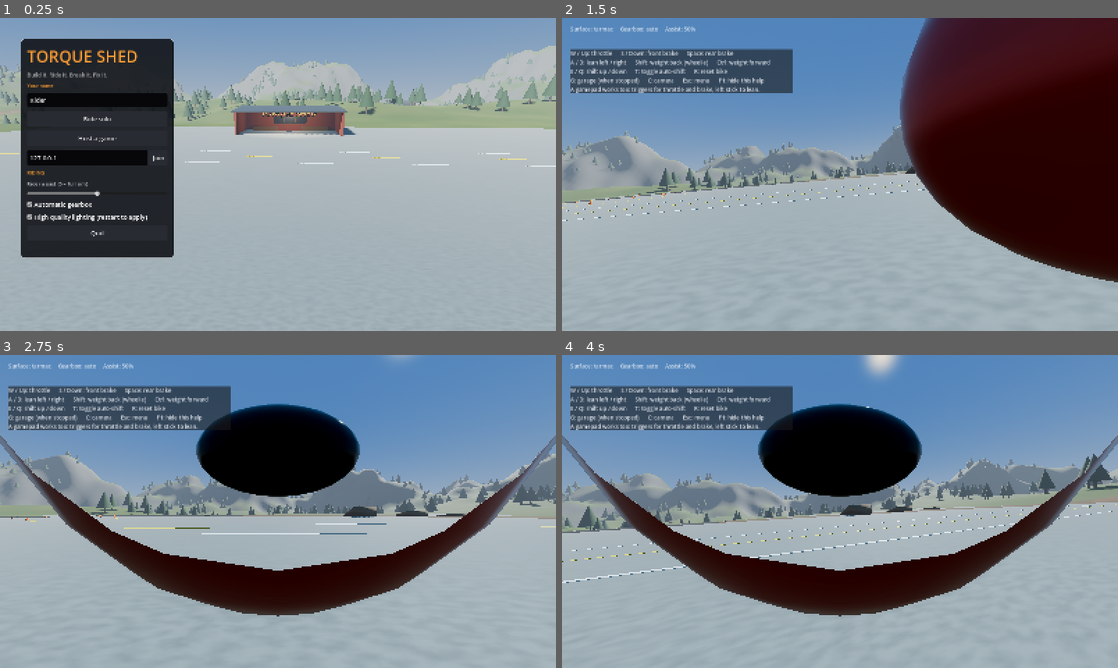
Above: before the commit, frames 1-4 (two rows, left to right).
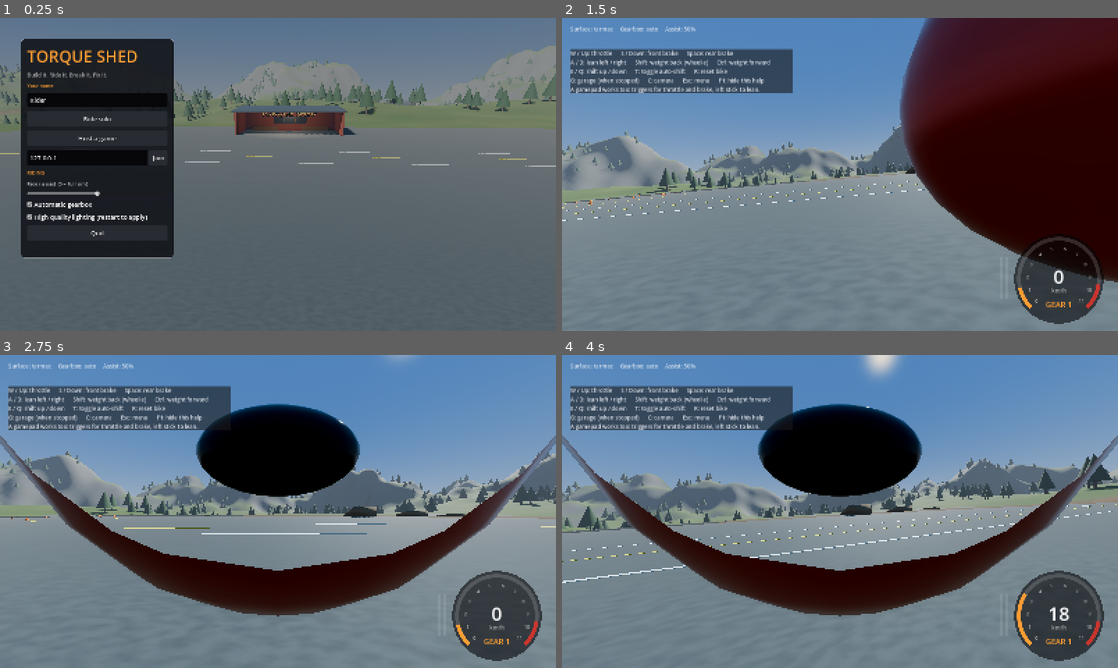
Above: after the commit, the same moments.

Repository: Beenster99/torque-shed
Game: Godot game, scene res://scenes/main.tscn
The game is run twice, just before and just after one commit, with the same random seed, the same clock (stepped at 60 frames per second) and the same inputs.
Inputs (mouse positions are in pixels of both pictures, inside the frame that each line leads up to):
- Up to frame 1 (0.25 s): no input
- Up to frame 2 (1.5 s): click "Ride solo" at 0.5 s; move the mouse to (962, 158) at 1.27 s; hold D (lean_right) from 1.28 s (still down); hold C (camera) from 1.28 s (still down); click (962, 158) at 1.42 s
- Up to frame 3 (2.75 s): release D (lean_right) at 2 s; release C (camera) at 2 s; drag from (166, 527) to (250, 574) at 2.02 s
- Up to frame 4 (4 s): move the mouse to (895, 442) at 2.77 s; hold D (lean_right) 2.78-3.5 s; hold W (throttle) 2.78-3.5 s; drag from (812, 574) to (673, 464) at 3.52 s

The runs differ from the first frame. In frame 1, 81% of the frame differs, in the area x 0-100%, y 0-100%; in frame 2, 40%; in frame 3, 40%; in frame 4, 40%.

Commit message:
Fix washed-out terrain colours, HUD sizing and yard brightness
Co-Authored-By: Claude Opus 5.5 (1M context) <noreply@anthropic.com>
Claude-Session: https://claude.ai/code/session_01Xphr7T1AuZGP5PMHXH9b6U

Diff:
--- a/scripts/bike_model.gd
+++ b/scripts/bike_model.gd
@@ -22,6 +22,7 @@
 func build_from(build: BikeBuild, paint_color := paint) -> void:
 	_build = build
 	paint = paint_color
+	jacket = paint.darkened(0.45)
 	for child in get_children():
 		child.free()
 
--- a/scripts/garage_ui.gd
+++ b/scripts/garage_ui.gd
@@ -18,7 +18,7 @@
 
 
 func _ready() -> void:
-	set_anchors_preset(Control.PRESET_FULL_RECT)
+	set_anchors_and_offsets_preset(Control.PRESET_FULL_RECT)
 	theme = UITheme.make()
 	var root := HBoxContainer.new()
 	root.set_anchors_preset(Control.PRESET_FULL_RECT)
--- a/scripts/hud.gd
+++ b/scripts/hud.gd
@@ -11,7 +11,7 @@
 
 
 func _ready() -> void:
-	set_anchors_preset(Control.PRESET_FULL_RECT)
+	set_anchors_and_offsets_preset(Control.PRESET_FULL_RECT)
 	mouse_filter = Control.MOUSE_FILTER_IGNORE
 	_message = UITheme.title("", 40, Color(1, 0.85, 0.7))
 	_message.set_anchors_preset(Control.PRESET_CENTER_TOP)
--- a/scripts/main_menu.gd
+++ b/scripts/main_menu.gd
@@ -20,7 +20,7 @@
 
 
 func _ready() -> void:
-	set_anchors_preset(Control.PRESET_FULL_RECT)
+	set_anchors_and_offsets_preset(Control.PRESET_FULL_RECT)
 	theme = UITheme.make()
 	var shade := ColorRect.new()
 	shade.set_anchors_preset(Control.PRESET_FULL_RECT)
--- a/scripts/world.gd
+++ b/scripts/world.gd
@@ -97,7 +97,7 @@
 	env.sdfgi_use_occlusion = true
 	env.fog_enabled = true
 	env.fog_light_color = Color(0.7, 0.77, 0.86)
-	env.fog_density = 0.0012
+	env.fog_density = 0.0007
 	env.fog_aerial_perspective = 0.6
 	env.fog_sky_affect = 0.25
 	env.volumetric_fog_enabled = Settings.high_quality
@@ -414,6 +414,7 @@
 	var mesh := st.commit()
 	var mat := StandardMaterial3D.new()
 	mat.vertex_color_use_as_albedo = true
+	mat.vertex_color_is_srgb = true
 	mat.roughness = 0.95
 	mat.albedo_texture = _noise_texture(0.05, Color(0.72, 0.72, 0.72), Color(1.12, 1.12, 1.12))
 	mat.uv1_scale = Vector3(1.0, 1.0, 1.0)
@@ -425,7 +426,7 @@
 
 func _build_yard() -> void:
 	var concrete := StandardMaterial3D.new()
-	concrete.albedo_color = Color(0.56, 0.56, 0.54)
+	concrete.albedo_color = Color(0.36, 0.36, 0.35)
 	concrete.roughness = 0.88
 	concrete.albedo_texture = _noise_texture(0.15, Color(0.82, 0.82, 0.82), Color(1.08, 1.08, 1.08))
 	concrete.uv1_scale = Vector3(12.0, 12.0, 12.0)
